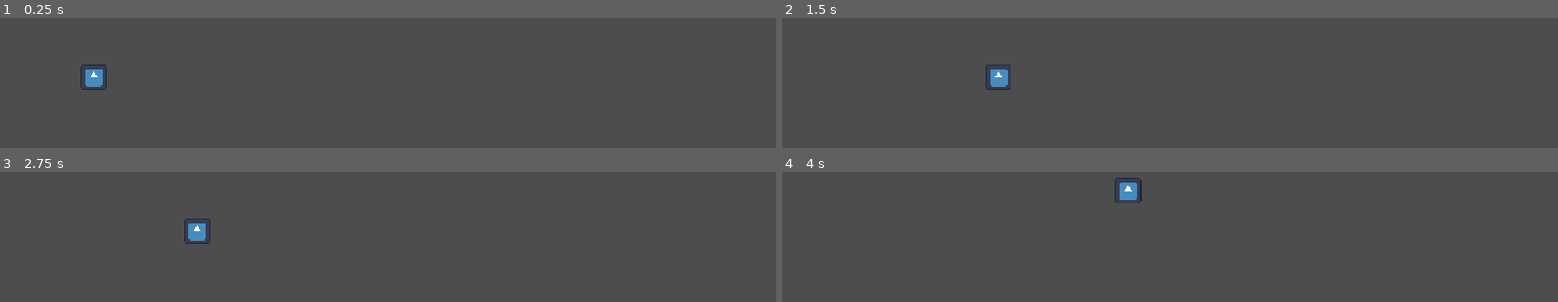
Above: before the commit, frames 1-4 (two rows, left to right).
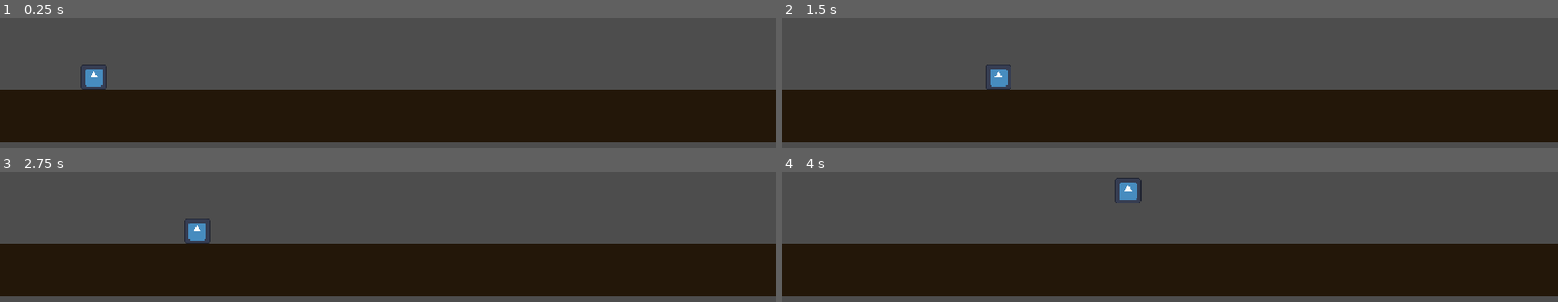
Above: after the commit, the same moments.

Repository: realchrisevans/dungeons-of-ashburn
Game: Godot game, scene res://scenes/levels/test_room.tscn
Same seed, same stepped clock (60 frames per second), same inputs: the game is played once before the commit and once after it. The project has no main scene, so this scene is started directly. The engine's default icon, where the game draws it, is replaced by a stand-in: a white triangle on a blue panel in a dark square.
Inputs:
- Up to frame 1 (0.25 s): no input
- Up to frame 2 (1.5 s): tap Enter at 0.5 s; hold D (move_right) from 0.53 s (still down); tap Space (jump) at 0.77 s
- Up to frame 3 (2.75 s): tap Space (jump) at 1.52 s; release D (move_right) at 2.03 s; hold A (move_left) from 2.03 s (still down)
- Up to frame 4 (4 s): release A (move_left) at 2.78 s; hold D (move_right) from 2.78 s (still down); tap Space (jump) at 3.02, 3.77 s

The runs differ from the first frame. In frame 1, 40% of the frame differs, in the area x 0-100%, y 55-96%; in frame 2, 40%; in frame 3, 40%; in frame 4, 40%.

Commit message:
Add visible floor and test room boundaries

Diff:
--- a/game/dungeonproject/scenes/levels/test_room.tscn
+++ b/game/dungeonproject/scenes/levels/test_room.tscn
@@ -4,6 +4,12 @@
 
 [sub_resource type="RectangleShape2D" id="RectangleShape2D_lfxu0"]
 size = Vector2(960, 64)
+
+[sub_resource type="RectangleShape2D" id="RectangleShape2D_hjb8m"]
+size = Vector2(32, 540)
+
+[sub_resource type="RectangleShape2D" id="RectangleShape2D_odlsx"]
+size = Vector2(32, 540)
 
 [node name="TestRoom" type="Node2D" unique_id=1639048953]
 
@@ -13,7 +19,23 @@
 [node name="CollisionShape2D" type="CollisionShape2D" parent="Floor" unique_id=1321248480]
 shape = SubResource("RectangleShape2D_lfxu0")
 
+[node name="FloorVisual" type="Polygon2D" parent="Floor" unique_id=1319973195]
+color = Color(0.13725491, 0.09019608, 0.03529412, 1)
+polygon = PackedVector2Array(-480, -32, 480, -32, 480, 32, -480, 32)
+
 [node name="Player" parent="." unique_id=306513682 instance=ExtResource("1_yv0av")]
 position = Vector2(116, 410)
 move_speed = 160.0
 jump_speed = 350.0
+
+[node name="LeftWall" type="StaticBody2D" parent="." unique_id=260845746]
+position = Vector2(-16, 270)
+
+[node name="CollisionShape2D" type="CollisionShape2D" parent="LeftWall" unique_id=55354329]
+shape = SubResource("RectangleShape2D_hjb8m")
+
+[node name="RightWall" type="StaticBody2D" parent="." unique_id=1757436719]
+position = Vector2(976, 270)
+
+[node name="CollisionShape2D" type="CollisionShape2D" parent="RightWall" unique_id=1650310786]
+shape = SubResource("RectangleShape2D_odlsx")
Not shown, changed: README.md
